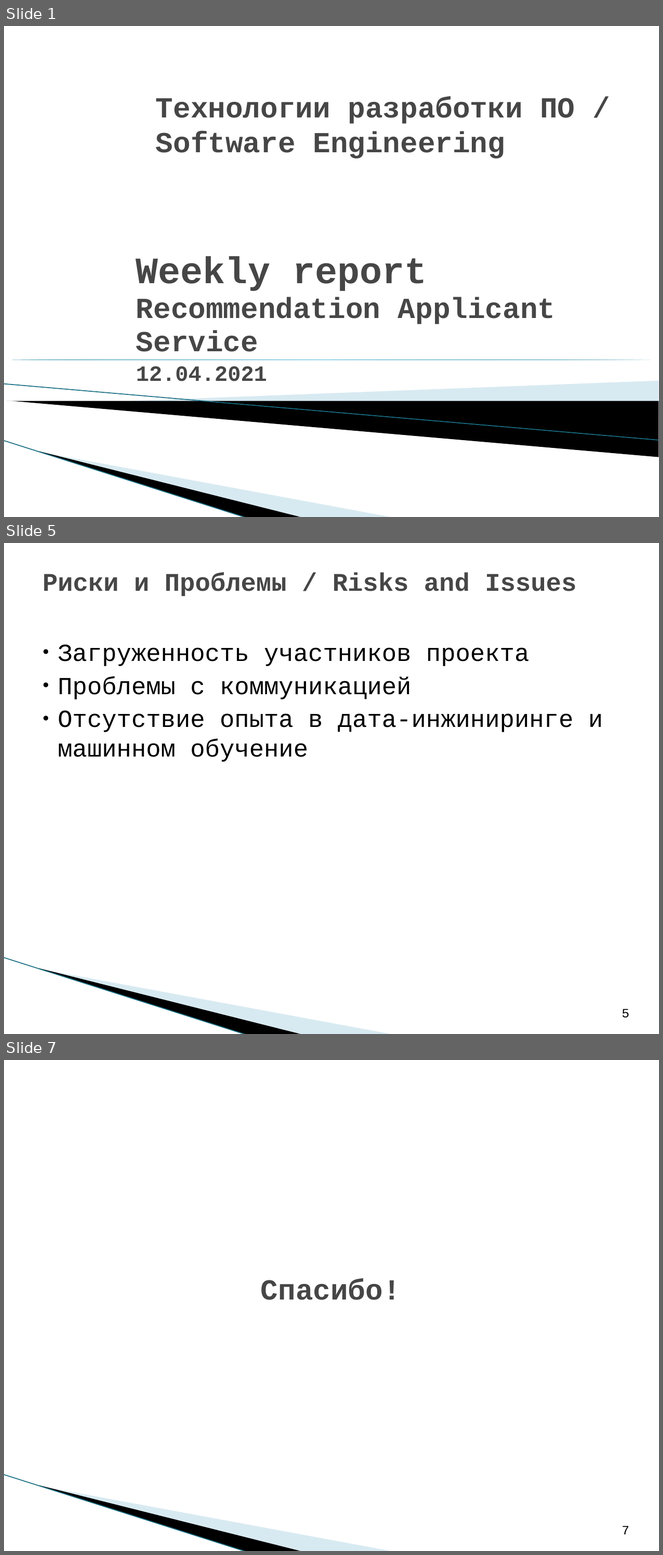
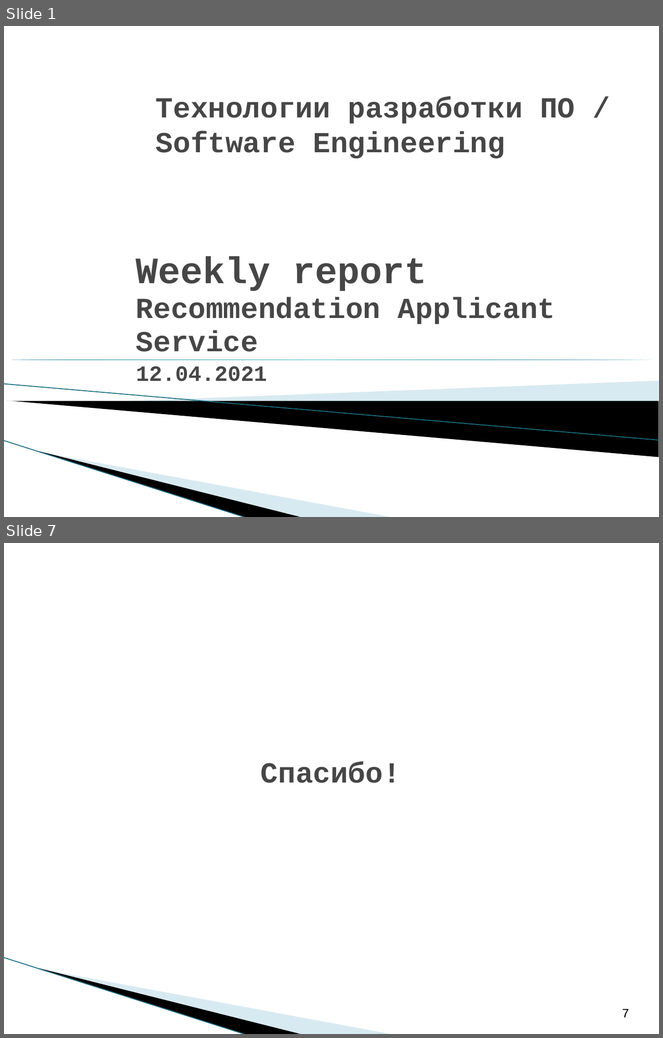
Before and after one commit to saviord7/applicant-service, a slide deck: reports/weekly reports/C09_RAS_report_3_LETI_2021.ppt. Shown one above the other, each under a label of ours: slides 1, 5 and 7 before the commit, slides 1 and 7 after it; the slides between them are not shown. The pictures are 663x1555 and 663x1038 pixels, drawn with LibreOffice and Linux fonts; fonts in the diff are those of the drawing; background and template pictures are left out. Boxes give left, top, right and bottom in pixels: in the first picture for what was removed or moved away, otherwise in the second. Text is boxed around its words. In the diff, an @@ line names an element or a change of style, - is before the commit and + after.

```diff
--- a/reports/weekly reports/C09_RAS_report_3_LETI_2021.ppt
+++ b/reports/weekly reports/C09_RAS_report_3_LETI_2021.ppt
@@ slide 5 removed at box(4, 543, 659, 1034), background #FFFFFF; not listed: 3 template elements that a slide beside it also shows @@
@@ title removed at box(42, 573, 577, 596) @@
-Риски и Проблемы / Risks and Issues
@@ text removed at box(58, 644, 603, 762) @@
-● Загруженность участников проекта
-● Проблемы с коммуникацией
-● Отсутствие опыта в дата-инжиниринге и машинном обучение
@@ page number removed at box(622, 1009, 630, 1018) @@
-5
```
Also in this commit, not shown: 3 slides changed, 2 slides added, 1 other slide removed.
